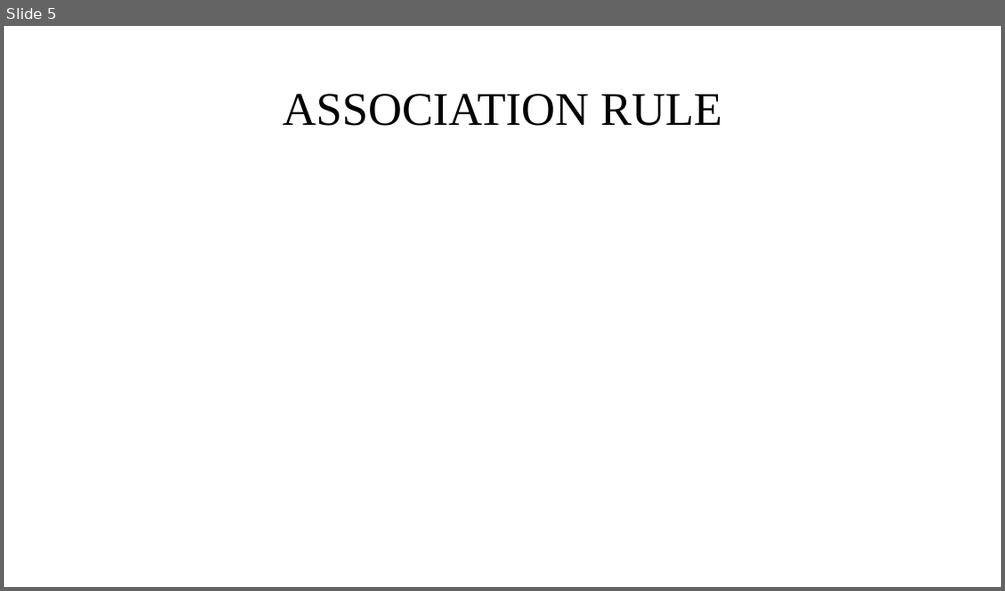
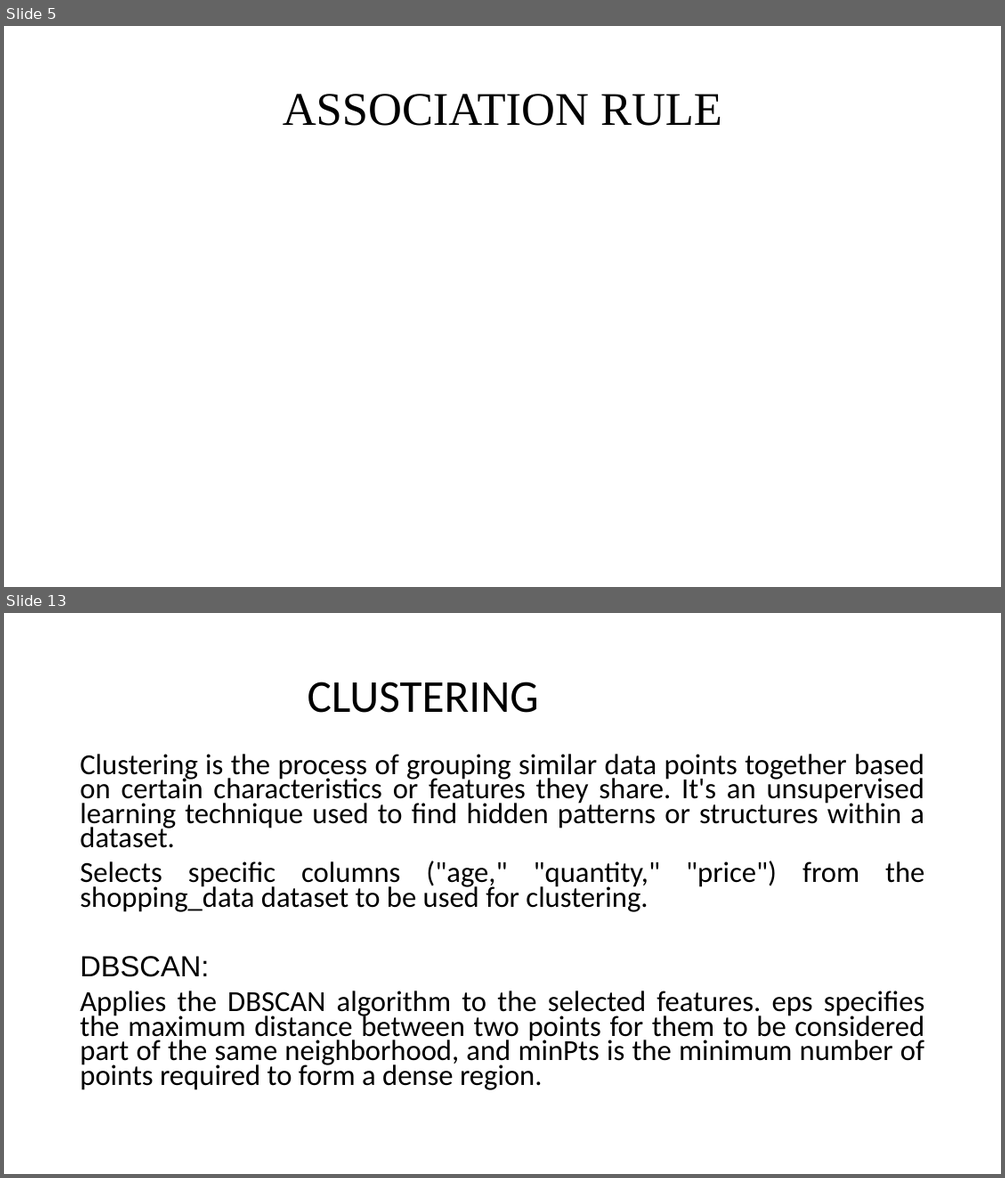
Before and after one commit to Jothish21/Data-Mining-Project-Group4, a slide deck: Group4-Presentation.pptx. Shown one above the other, each under a label of ours: slide 5 before the commit, slides 5 and 13 after it; the slides between them are not shown. The pictures are 1005x591 and 1005x1178 pixels, drawn with LibreOffice and Linux fonts; fonts in the diff are those of the drawing. Boxes give left, top, right and bottom in pixels: in the first picture for what was removed or moved away, otherwise in the second. Text is boxed around its words. In the diff, an @@ line names an element or a change of style, - is before the commit and + after.

```diff
--- a/Group4-Presentation.pptx
+++ b/Group4-Presentation.pptx
@@ slide 13 added at (x1=4, y1=613, x2=1001, y2=1174), background #FFFFFF @@
@@ title added at (x1=307, y1=682, x2=539, y2=713), 44 pt, text #000000 @@
+CLUSTERING
@@ text added at (x1=80, y1=754, x2=925, y2=1090), 28 pt, text #000000 @@
+Clustering is the process of grouping similar data points together based on certain characteristics or features they share. It's an unsupervised learning technique used to find hidden patterns or structures within a dataset.
+Selects specific columns ("age," "quantity," "price") from the shopping_data dataset to be used for clustering.
+DBSCAN:
+Applies the DBSCAN algorithm to the selected features. eps specifies the maximum distance between two points for them to be considered part of the same neighborhood, and minPts is the minimum number of points required to form a dense region.
```
Also in this commit, not shown: 4 other slides added, 2 slides removed.
